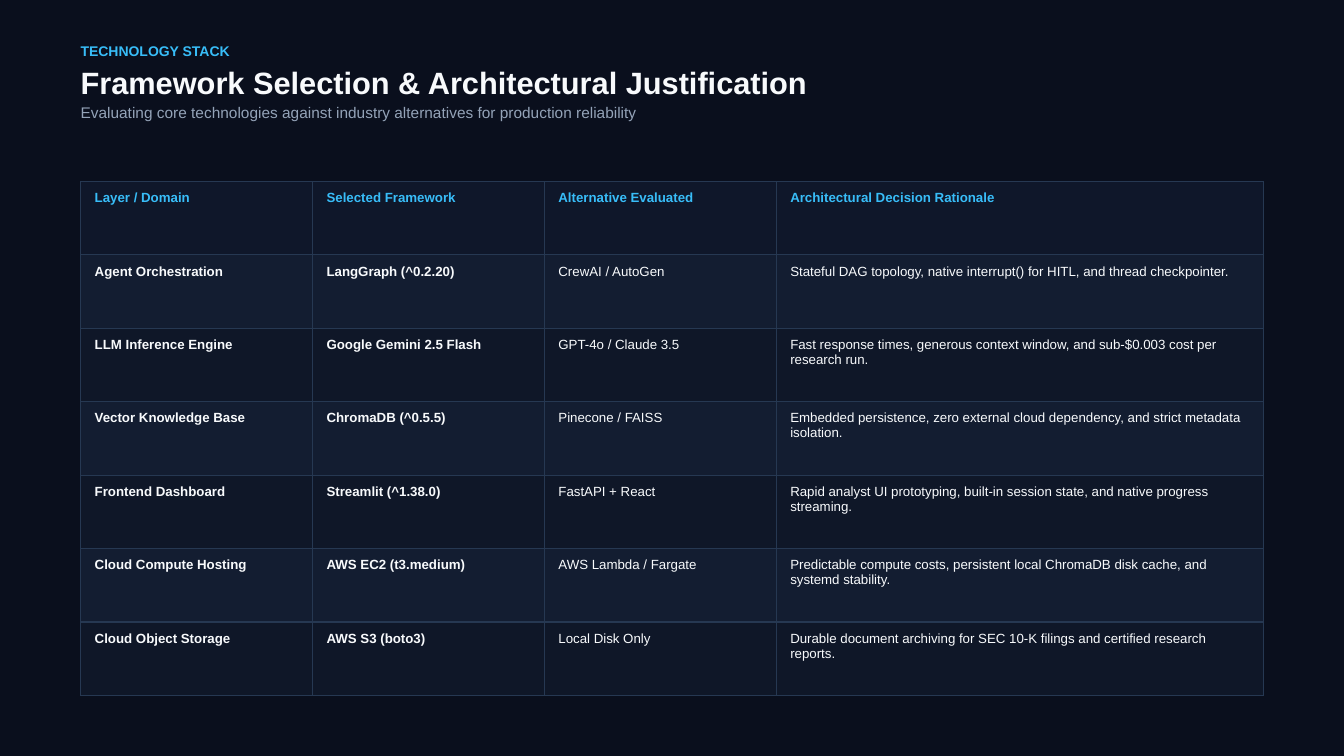
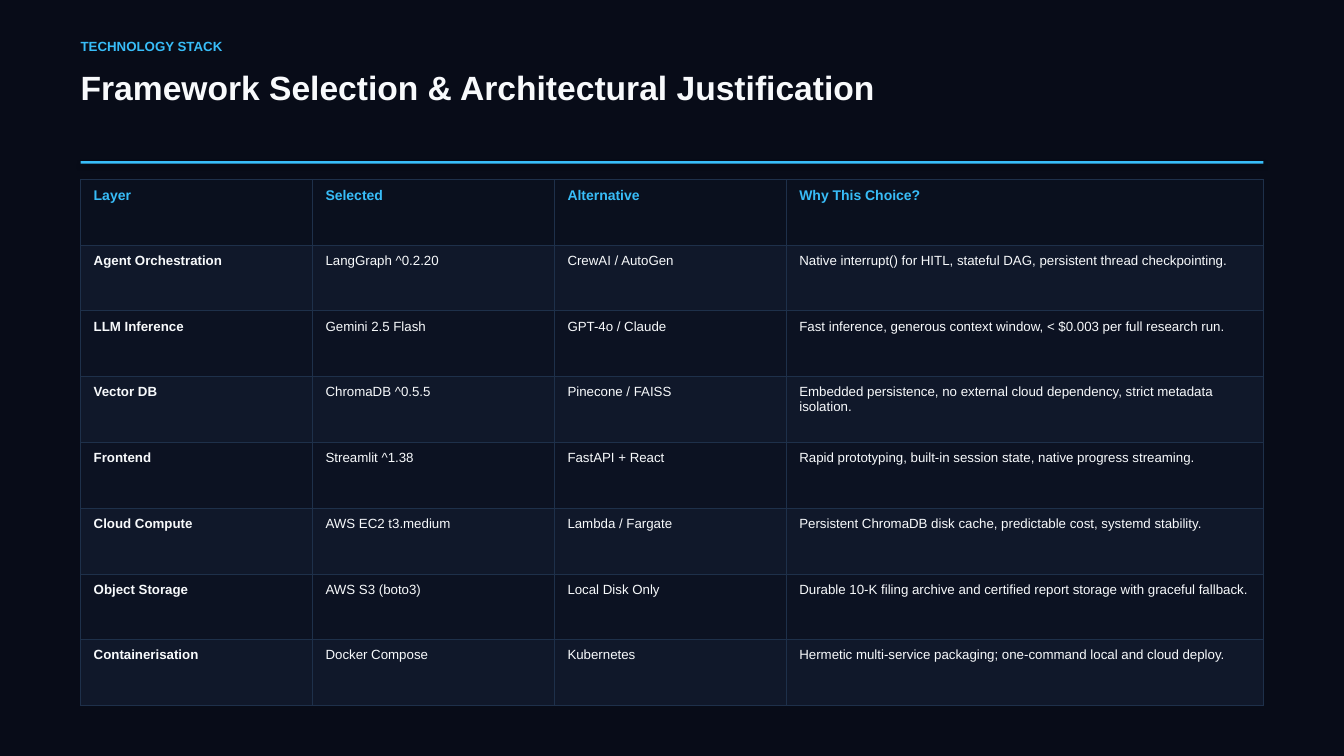
Before and after one commit to SagarTrimukhe/ai-investment-research-assistant, a slide deck: slide 14 of CAPSTONE_PROJECT_PRESENTATION.pptx (slide 11 before the commit). Drawn at 1344x756 pixels with LibreOffice and Linux fonts; fonts in the diff are those of the drawing. Boxes give left, top, right and bottom in pixels: in the first picture for what was removed or moved away, otherwise in the second. Text is boxed around its words. In the diff, an @@ line names an element or a change of style, - is before the commit and + after.

Commit message:
design: complete visual redesign — section dividers, accent bar panels, KPI callouts, varied layouts

```diff
--- a/CAPSTONE_PROJECT_PRESENTATION.pptx
+++ b/CAPSTONE_PROJECT_PRESENTATION.pptx
@@ rectangle at box(0, 0, 1344, 756): fill #0A0F1D to #080C18 @@
@@ text at box(81, 46, 230, 56): paragraph removed @@
-TECHNOLOGY STACK
@@ text added at box(81, 41, 223, 51), 9.5 pt, text #38BDF8, bold @@
+TECHNOLOGY STACK
@@ text "Framework Selection & Architectural Justification": place and size @@
-text "Framework Selection & Architectural Justification" at box(81, 46, 807, 121)
+text "Framework Selection & Architectural Justification" at box(81, 75, 875, 101)
@@ text "Framework Selection & Architectural Justification" at box(81, 75, 875, 101): size 22 to 24 pt; less space between paragraphs @@
@@ text at box(81, 107, 636, 121): paragraph removed @@
-Evaluating core technologies against industry alternatives for production reliability
@@ table at box(81, 179, 1263, 706) @@
-row 1: Layer / Domain | Selected Framework | Alternative Evaluated | Architectural Decision Rationale
-row 2: Agent Orchestration | LangGraph (^0.2.20) | CrewAI / AutoGen | Stateful DAG topology, native interrupt() for HITL, and thread checkpointer.
-row 3: LLM Inference Engine | Google Gemini 2.5 Flash | GPT-4o / Claude 3.5 | Fast response times, generous context window, and sub-$0.003 cost per research run.
-row 4: Vector Knowledge Base | ChromaDB (^0.5.5) | Pinecone / FAISS | Embedded persistence, zero external cloud dependency, and strict metadata isolation.
-row 5: Frontend Dashboard | Streamlit (^1.38.0) | FastAPI + React | Rapid analyst UI prototyping, built-in session state, and native progress streaming.
-row 6: Cloud Compute Hosting | AWS EC2 (t3.medium) | AWS Lambda / Fargate | Predictable compute costs, persistent local ChromaDB disk cache, and systemd stability.
-row 7: Cloud Object Storage | AWS S3 (boto3) | Local Disk Only | Durable document archiving for SEC 10-K filings and certified research reports.
+row 1: Layer | Selected | Alternative | Why This Choice?
+row 2: Agent Orchestration | LangGraph ^0.2.20 | CrewAI / AutoGen | Native interrupt() for HITL, stateful DAG, persistent thread checkpointing.
+row 3: LLM Inference | Gemini 2.5 Flash | GPT-4o / Claude | Fast inference, generous context window, < $0.003 per full research run.
+row 4: Vector DB | ChromaDB ^0.5.5 | Pinecone / FAISS | Embedded persistence, no external cloud dependency, strict metadata isolation.
+row 5: Frontend | Streamlit ^1.38 | FastAPI + React | Rapid prototyping, built-in session state, native progress streaming.
+row 6: Cloud Compute | AWS EC2 t3.medium | Lambda / Fargate | Persistent ChromaDB disk cache, predictable cost, systemd stability.
+row 7: Object Storage | AWS S3 (boto3) | Local Disk Only | Durable 10-K filing archive and certified report storage with graceful fallback.
+row 8: Containerisation | Docker Compose | Kubernetes | Hermetic multi-service packaging; one-command local and cloud deploy.
@@ rectangle added at box(81, 161, 1263, 164), fill #38BDF8 @@
```
Also in this commit, not shown: 4 other slides changed, 13 slides added, 13 slides removed.
